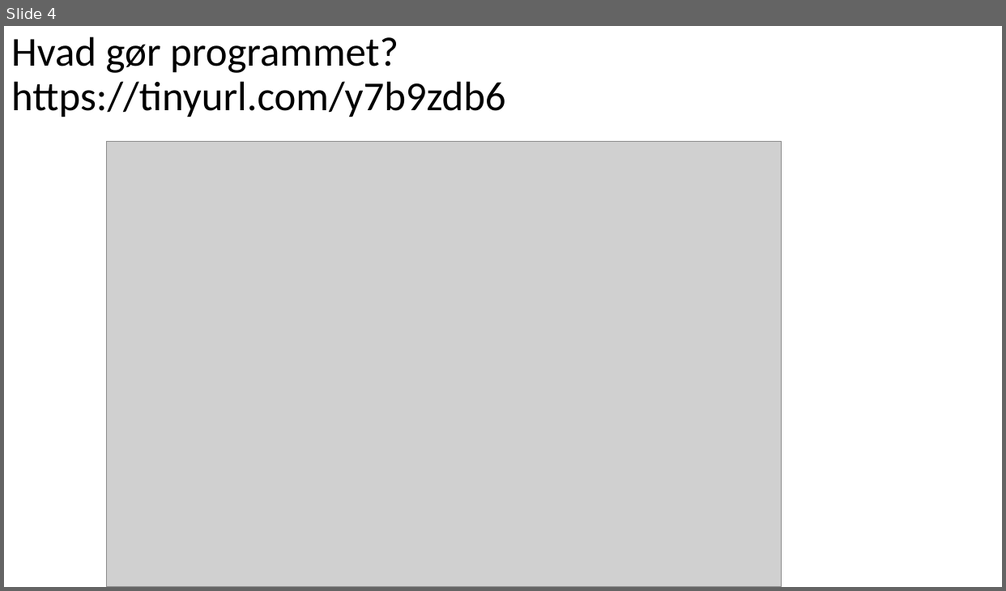
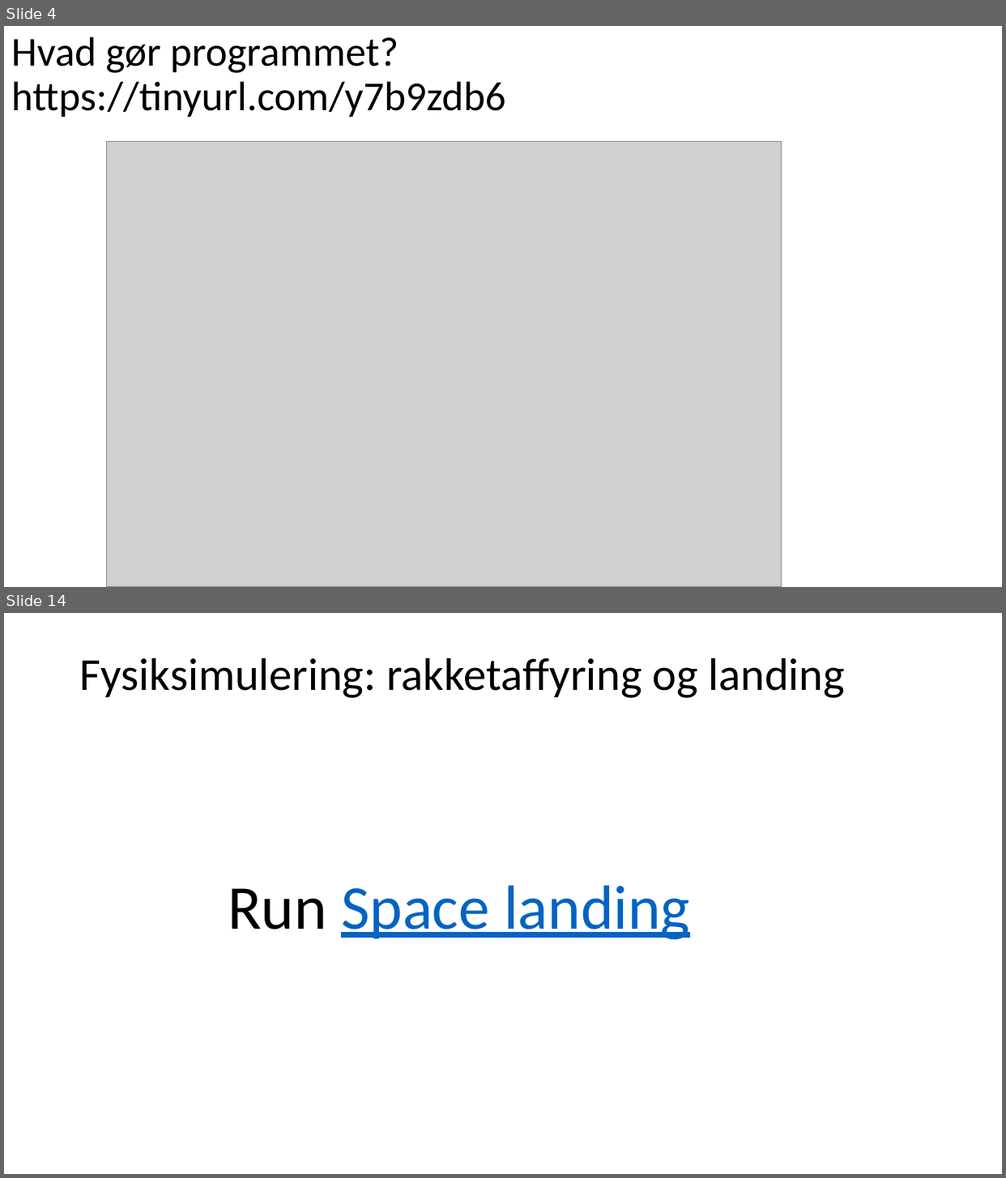
Before and after one commit to fisterloegsovs/pop22, a slide deck: lectures/1.3Scratch/lecture.pptx. Shown one above the other, each under a label of ours: slide 4 before the commit, slides 4 and 14 after it; the slides between them are not shown. The pictures are 1006x591 and 1006x1178 pixels, drawn with LibreOffice and Linux fonts; fonts in the diff are those of the drawing; grey boxes stand for pictures. Boxes give left, top, right and bottom in pixels: in the first picture for what was removed or moved away, otherwise in the second. Text is boxed around its words. In the diff, an @@ line names an element or a change of style, - is before the commit and + after.

```diff
--- a/lectures/1.3Scratch/lecture.pptx
+++ b/lectures/1.3Scratch/lecture.pptx
@@ slide 14 added at [4, 613, 1002, 1174], background #FFFFFF @@
@@ title added at [80, 658, 845, 698], 44 pt, text #000000 @@
+Fysiksimulering: rakketaffyring og landing
@@ text added at [228, 885, 690, 940], 60 pt, text #0563C1, underline @@
+Run Space landing
```
Also in this commit, not shown: 9 other slides added, 1 slide removed, 4 other files.
